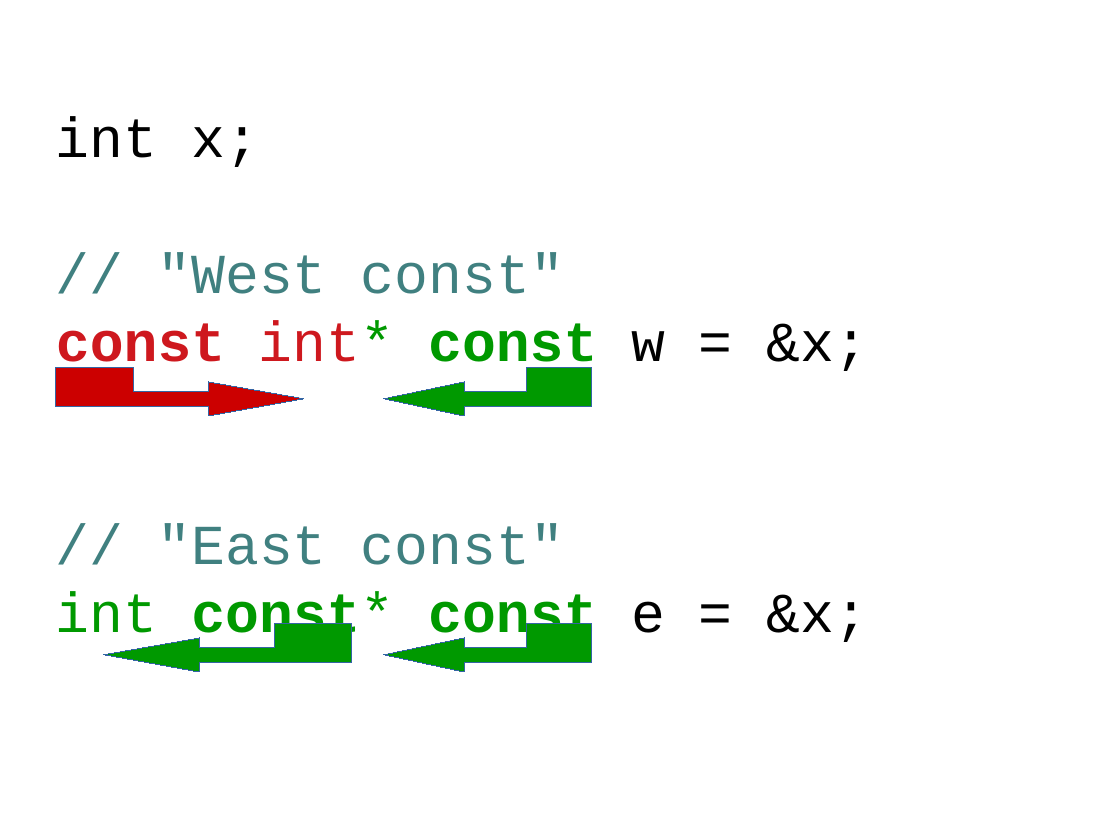
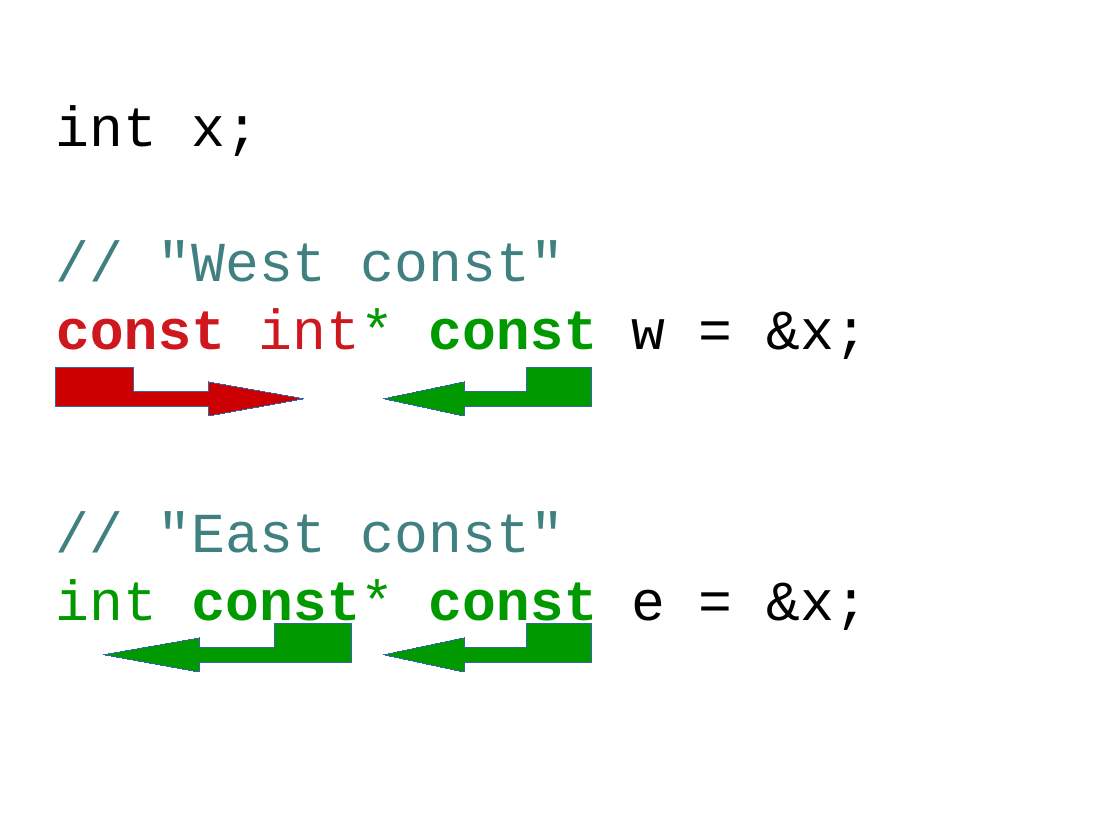
Before and after one commit to wolframroesler/Talks, a slide deck: slide 7 of const.odp. Drawn at 1120x840 pixels with LibreOffice and Linux fonts; fonts in the diff are those of the drawing. Boxes give left, top, right and bottom in pixels: in the first picture for what was removed or moved away, otherwise in the second. Text is boxed around its words. In the diff, an @@ line names an element or a change of style, - is before the commit and + after.

```diff
--- a/const.odp
+++ b/const.odp
@@ subtitle "int x;": place and size @@
-subtitle "int x;" at bbox=[56, 117, 869, 647]
+subtitle "int x;" at bbox=[56, 105, 869, 635]
```
Also in this commit, not shown: 3 other slides changed, 1 other file.
